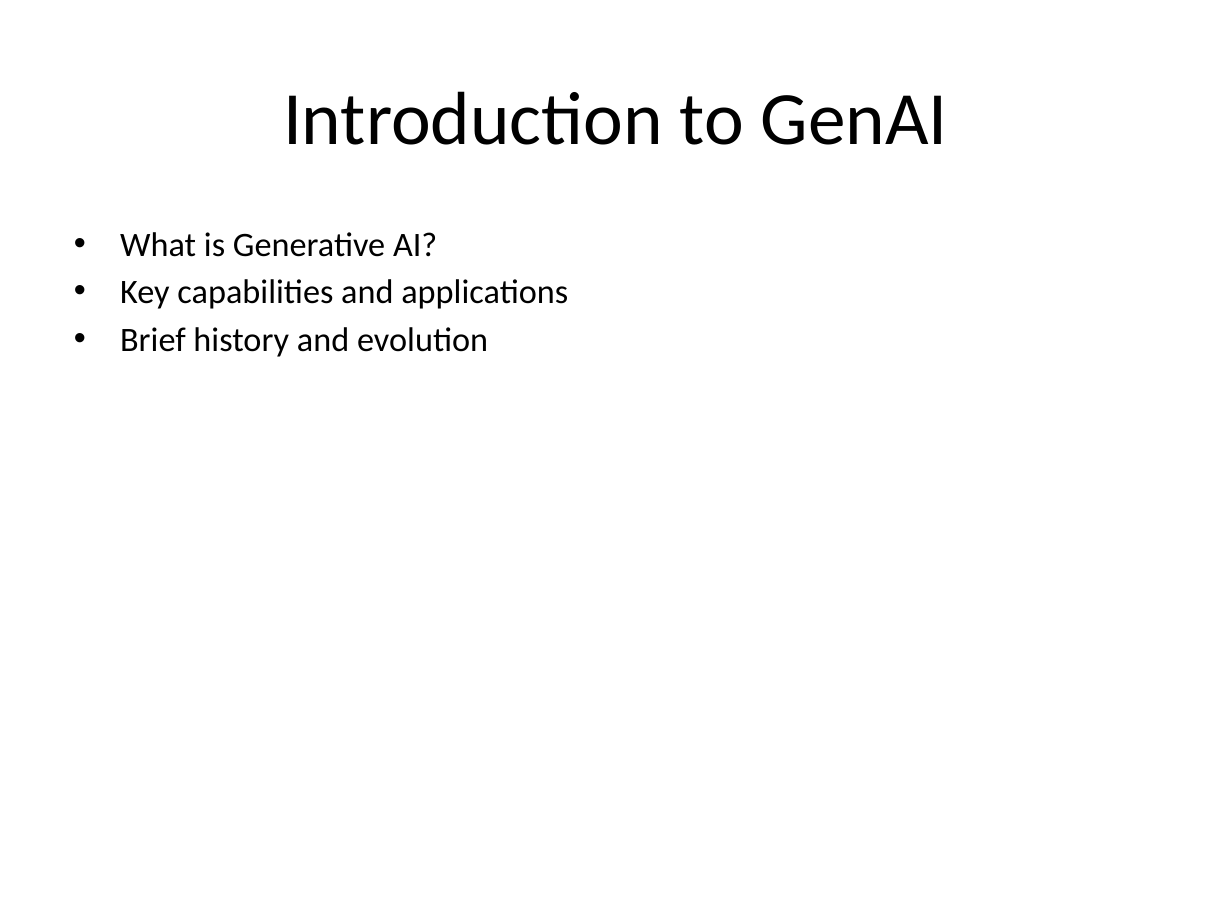
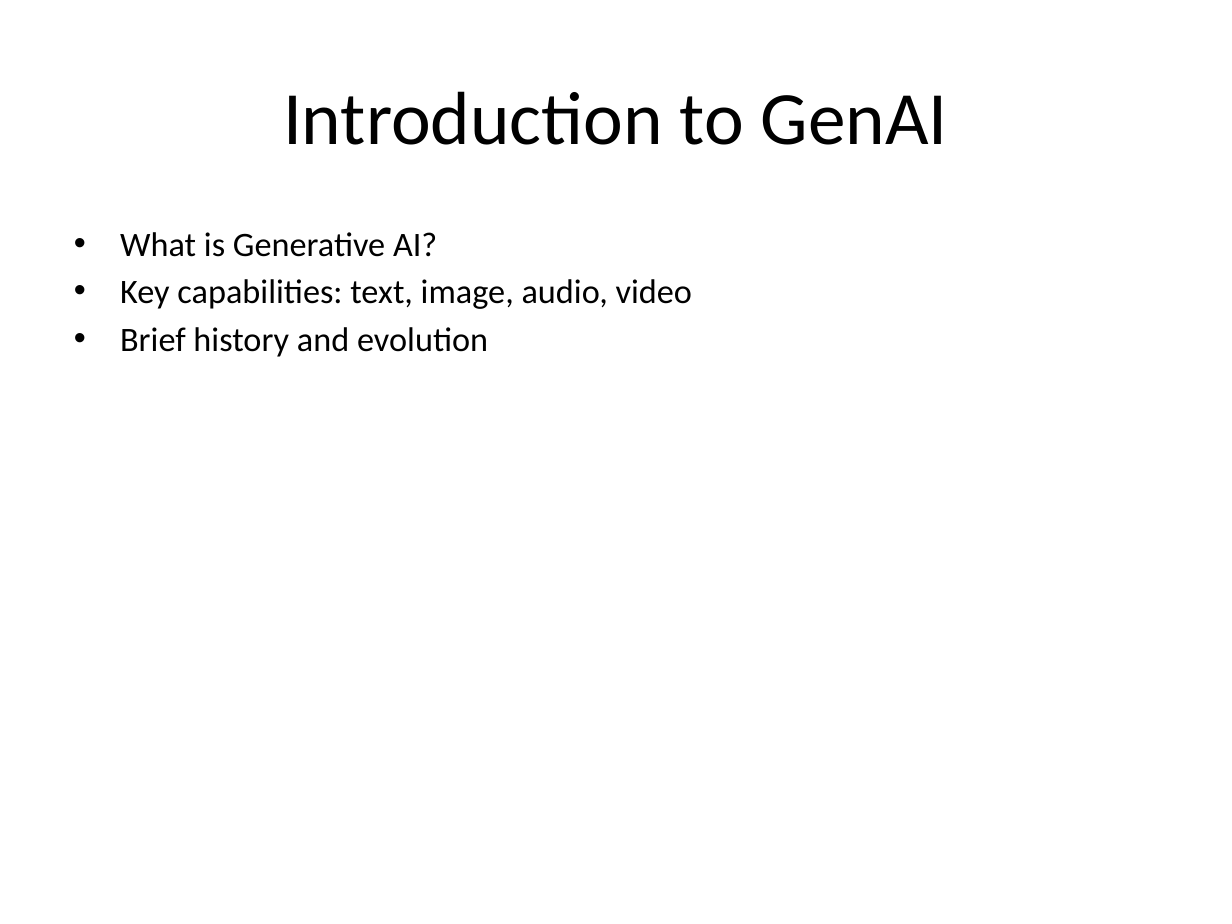
Before and after one commit to AkashAk2/fabric, a slide deck: slide 1 of services/agno_service/output.pptx. Drawn at 1232x924 pixels with LibreOffice and Linux fonts; fonts in the diff are those of the drawing. Boxes give left, top, right and bottom in pixels: in the first picture for what was removed or moved away, otherwise in the second. Text is boxed around its words. In the diff, an @@ line names an element or a change of style, - is before the commit and + after.

```diff
--- a/services/agno_service/output.pptx
+++ b/services/agno_service/output.pptx
@@ text at (x1=120, y1=279, x2=692, y2=309): text changed @@
-• Key capabilities and applications
+• Key capabilities: text, image, audio, video
```
Also in this commit, not shown: 5 other slides changed, 7 slides added, 3 slides removed, 8 other files.
